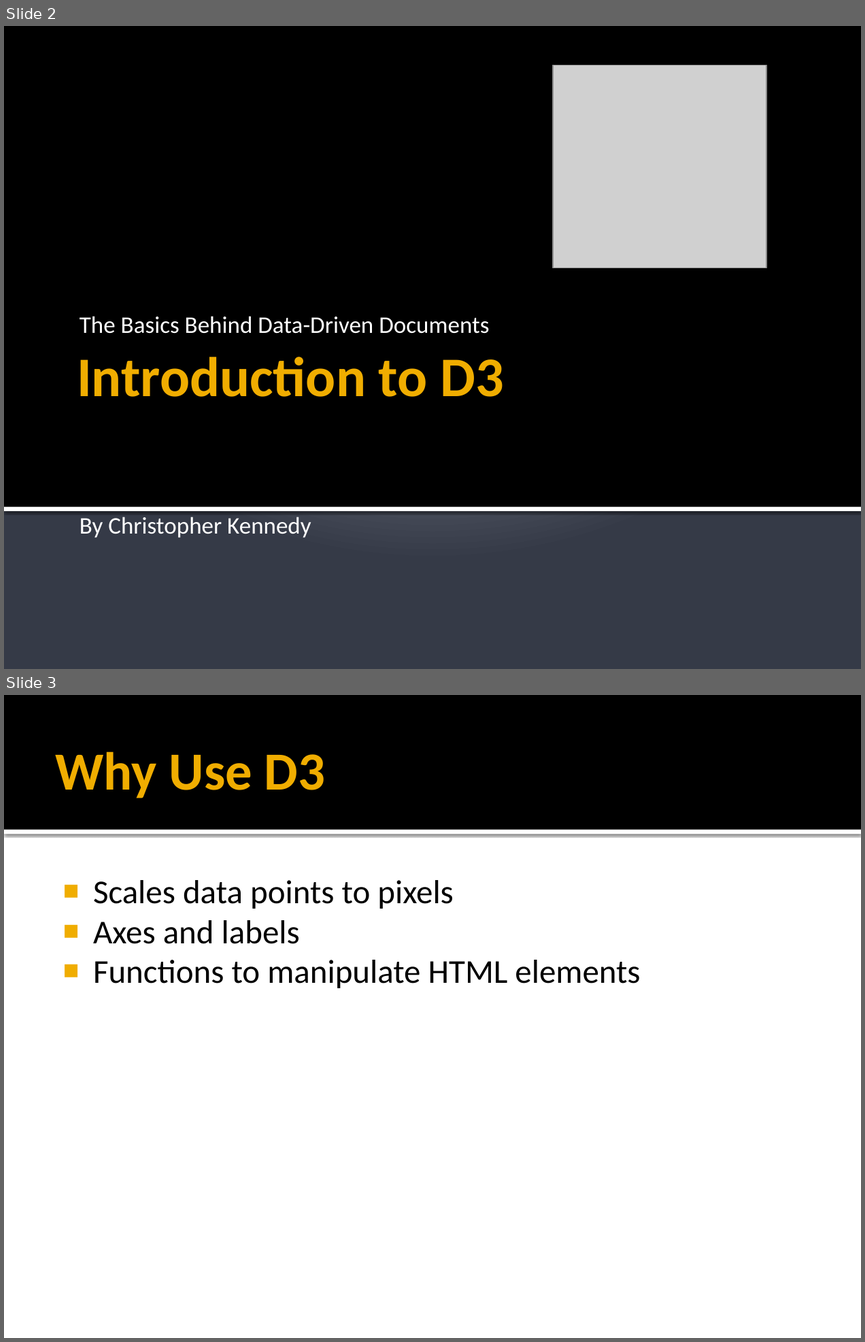
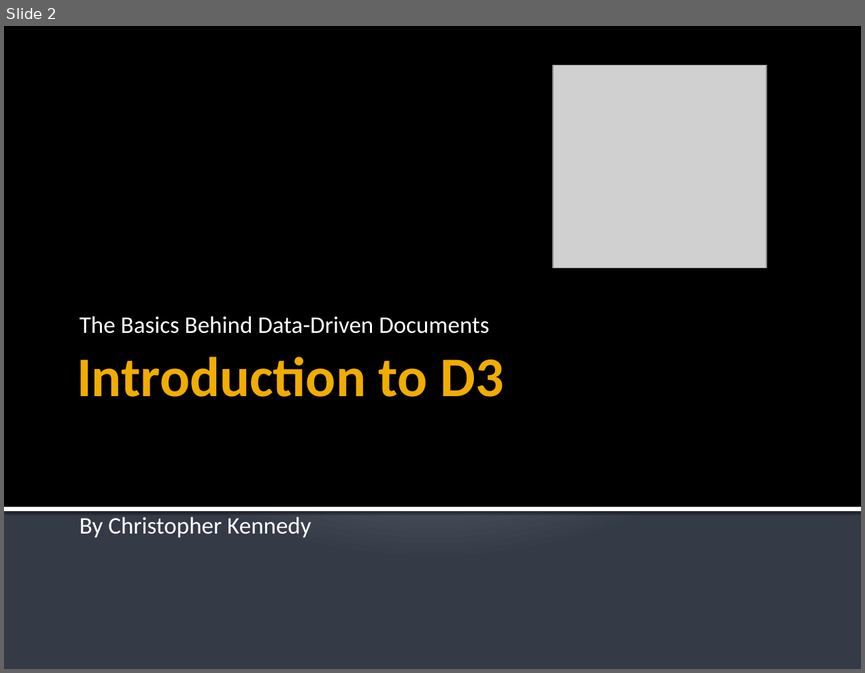
Before and after one commit to cjkb90/D3-Demo, a slide deck: d3.pptx. Shown one above the other, each under a label of ours: slides 2 and 3 before the commit, slide 2 after it. The pictures are 865x1342 and 865x673 pixels, drawn with LibreOffice and Linux fonts; fonts in the diff are those of the drawing; grey boxes stand for pictures. Boxes give left, top, right and bottom in pixels: in the first picture for what was removed or moved away, otherwise in the second. Text is boxed around its words. In the diff, an @@ line names an element or a change of style, - is before the commit and + after.

```diff
--- a/d3.pptx
+++ b/d3.pptx
@@ slide 3 removed at [4, 695, 861, 1338], background #FFFFFF @@
@@ rectangle removed at [4, 695, 861, 830] @@
@@ title removed at [56, 751, 325, 798] @@
-Why Use D3
@@ rectangle removed at [4, 830, 861, 834] @@
@@ text removed at [93, 880, 640, 988] @@
-  ■ Scales data points to pixels
-  ■ Axes and labels
-  ■ Functions to manipulate HTML elements
```
Also in this commit, not shown: 1 slide changed, 1 slide added, 1 other slide removed, 1 other file.
